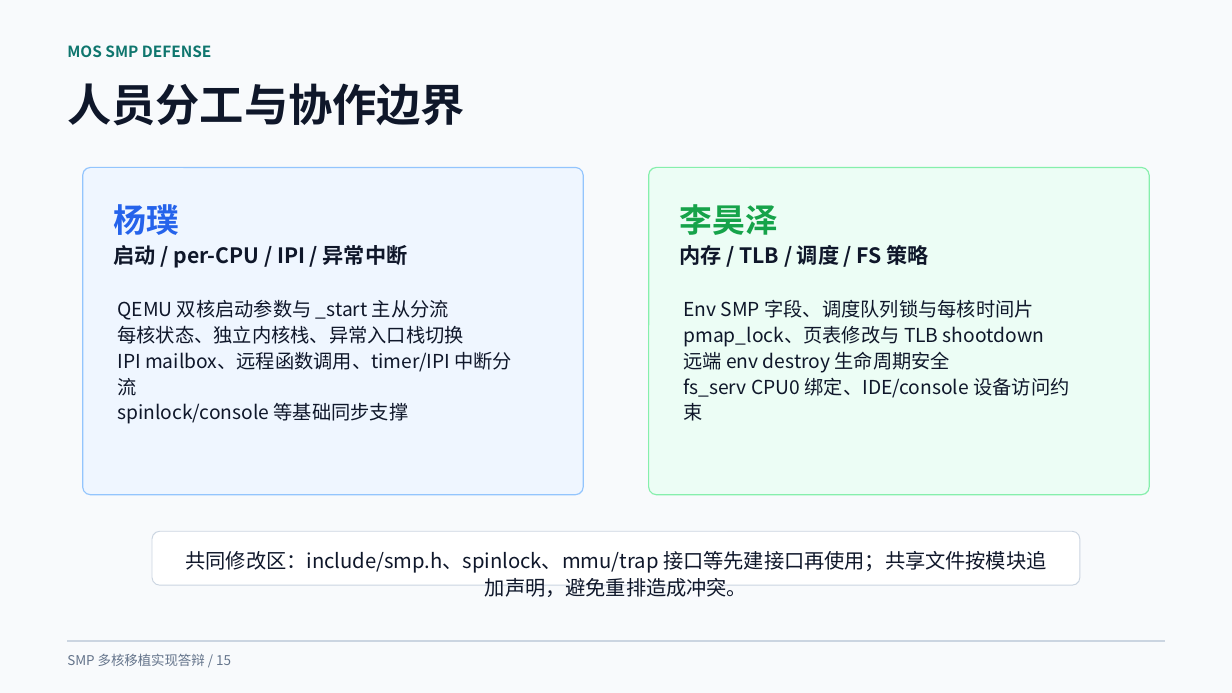
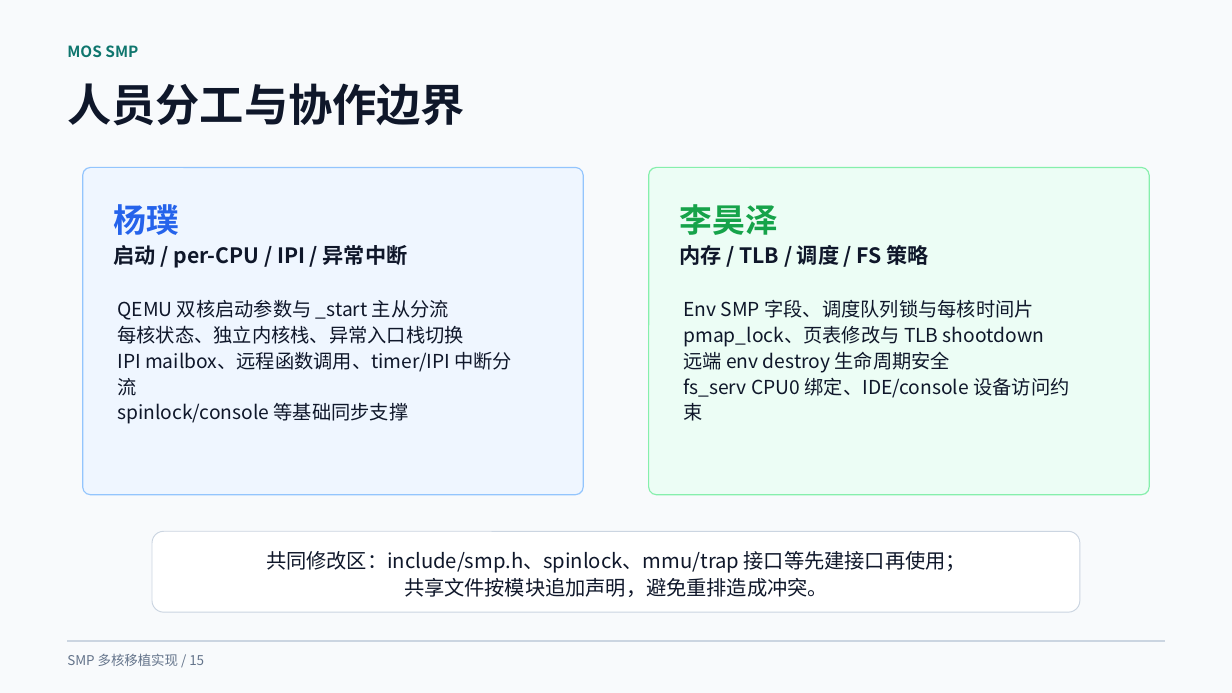
Before and after one commit to ventsdenye2/OS-challenging-Mission, a slide deck: slide 17 of smp-defense-redesign-v4.pptx. Drawn at 1232x693 pixels with LibreOffice and Linux fonts; fonts in the diff are those of the drawing. Boxes give left, top, right and bottom in pixels: in the first picture for what was removed or moved away, otherwise in the second. Text is boxed around its words. In the diff, an @@ line names an element or a change of style, - is before the commit and + after.

Commit message:
ppt

```diff
--- a/smp-defense-redesign-v4.pptx
+++ b/smp-defense-redesign-v4.pptx
@@ text at [67, 45, 138, 57]: text changed @@
-MOS SMP DEFENSE
+MOS SMP
@@ rounded rectangle: place and size @@
-rounded rectangle at [152, 531, 1080, 585]
+rounded rectangle at [152, 531, 1080, 613]
@@ text at [266, 551, 966, 597]: text changed @@
-共同修改区：include/smp.h、spinlock、mmu/trap 接口等先建接口再使用；共享文件按模块追加声明，避免重排造成冲突。
+共同修改区：include/smp.h、spinlock、mmu/trap 接口等先建接口再使用；
+共享文件按模块追加声明，避免重排造成冲突。
@@ text at [67, 653, 204, 666]: text changed @@
-SMP 多核移植实现答辩 / 15
+SMP 多核移植实现 / 15
```
Also in this commit, not shown: 17 other slides changed.
